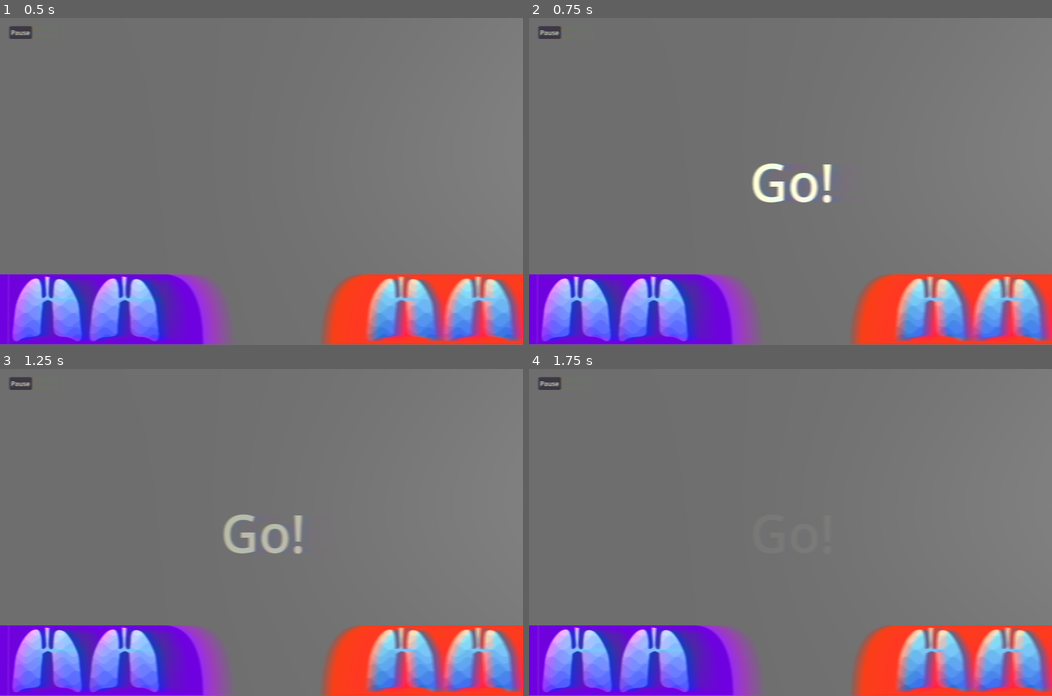
Above: before the commit, frames 1-4 (two rows, left to right).
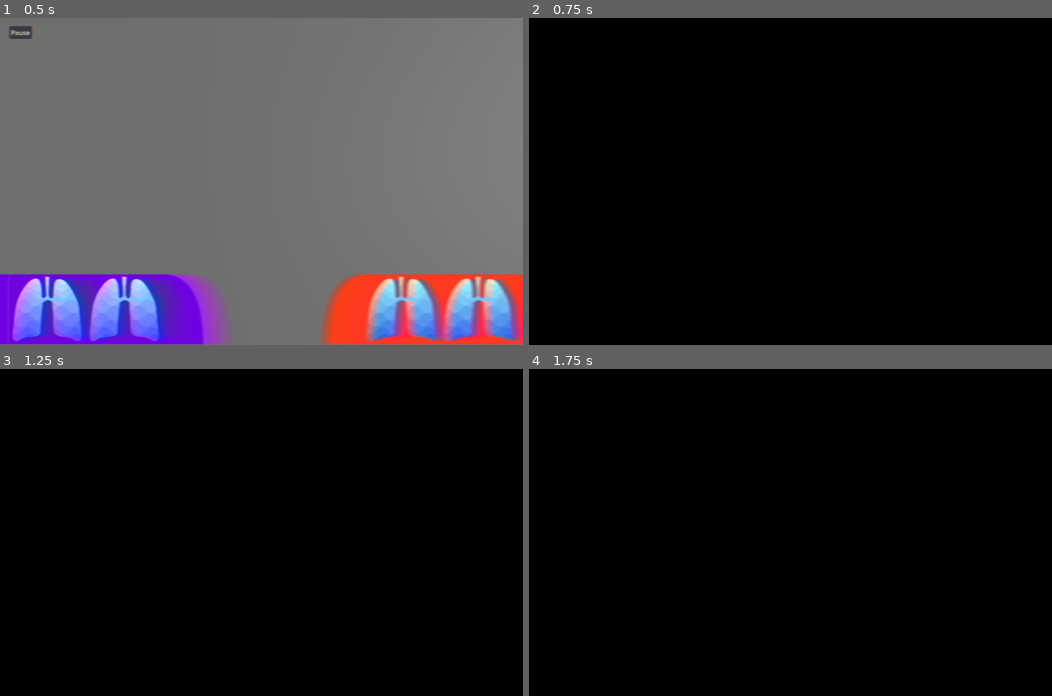
Above: after the commit, the same moments.

Repository: ShroomySquid/GlobalGameJam2025
Game: Godot game, scene res://Scenes/CoreScenes/Game/Main.tscn
The game is run twice, just before and just after one commit, with the same random seed, the same clock (stepped at 60 frames per second) and the same inputs.
Inputs (mouse positions are in pixels of both pictures, inside the frame that each line leads up to):
- Up to frame 1 (0.5 s): no input
- Up to frame 2 (0.75 s): tap Enter at 0.5 s; move the mouse to (905, 165) at 0.52 s; press the mouse at (905, 165) at 0.53 s; hold D (move_right) from 0.53 s (still down)
- Up to frame 3 (1.25 s): keep holding D (move_right)
- Up to frame 4 (1.75 s): release D (move_right) at 1.25 s; release the mouse at (905, 516) at 1.25 s; click "Pause" at 1.25 s

Frame 1 is identical in both runs. In frame 2, 100% of the frame differs, in the area x 0-100%, y 0-100%; in frame 3, 100%; in frame 4, 100%.
Error before the commit: Invalid type in function 'add_child' in base 'Node3D (TwoTeamStage)'. Cannot convert argument 1 from int to Object. (res://Scenes/CoreScenes/Game/game.gd:71)

Commit message:
Woops some things weren't working exactly as planned.

Diff:
--- a/Scenes/Bubble/bubble.tscn
+++ b/Scenes/Bubble/bubble.tscn
@@ -1,12 +1,14 @@
-[gd_scene load_steps=5 format=3 uid="uid://pgo07hl7oibs"]
+[gd_scene load_steps=6 format=3 uid="uid://pgo07hl7oibs"]
 
 [ext_resource type="Script" path="res://Scenes/Bubble/bubble.gd" id="1_kob1u"]
+[ext_resource type="Material" uid="uid://b6dfao5kqnm3l" path="res://Shaders/ShaderMaterials/BubbleMaterial01.tres" id="2_y7ook"]
 
 [sub_resource type="PhysicsMaterial" id="PhysicsMaterial_3qtfd"]
 
 [sub_resource type="SphereShape3D" id="SphereShape3D_irm2g"]
 
 [sub_resource type="SphereMesh" id="SphereMesh_sbnex"]
+material = ExtResource("2_y7ook")
 
 [node name="Bubble" type="RigidBody3D"]
 collision_layer = 4
--- a/Scenes/CoreScenes/Game/Main.tscn
+++ b/Scenes/CoreScenes/Game/Main.tscn
@@ -111,45 +111,46 @@
 [node name="Camera3D" parent="3DLayer" instance=ExtResource("4_28e1m")]
 transform = Transform3D(-4.37114e-08, 0.766044, -0.642788, 0, 0.642788, 0.766044, 1, 3.34849e-08, -2.80972e-08, -12.3479, 14.891, 12.5)
 
-[node name="BaseStage" parent="3DLayer" instance=ExtResource("5_getdo")]
+[node name="Stage" parent="3DLayer" instance=ExtResource("5_getdo")]
+unique_name_in_owner = true
 transform = Transform3D(2, 0, 0, 0, 2, 0, 0, 0, 2, 0, 0, 0.54678)
 
-[node name="ScoreBoard" type="MeshInstance3D" parent="3DLayer/BaseStage"]
+[node name="ScoreBoard" type="MeshInstance3D" parent="3DLayer/Stage"]
 transform = Transform3D(1, 0, 0, 0, 1, 0, 0, 0, 1, 5.081, 0.457755, 5.98803)
 mesh = SubResource("BoxMesh_i28oj")
 
-[node name="P1Score" type="Label3D" parent="3DLayer/BaseStage/ScoreBoard"]
+[node name="P1Score" type="Label3D" parent="3DLayer/Stage/ScoreBoard"]
 unique_name_in_owner = true
 transform = Transform3D(-1.31134e-07, 0, 3, 0, 3, 0, -3, 0, -1.31134e-07, -0.6, 0.190794, -0.950906)
 text = "0"
 font_size = 70
 outline_size = 26
 
-[node name="P2Score" type="Label3D" parent="3DLayer/BaseStage/ScoreBoard"]
+[node name="P2Score" type="Label3D" parent="3DLayer/Stage/ScoreBoard"]
 unique_name_in_owner = true
 transform = Transform3D(-1.31134e-07, 0, 3, 0, 3, 0, -3, 0, -1.31134e-07, -0.6, 0.190794, 0.870706)
 text = "0"
 font_size = 70
 outline_size = 26
 
-[node name="ScoreBoardFrame" type="Node3D" parent="3DLayer/BaseStage/ScoreBoard"]
+[node name="ScoreBoardFrame" type="Node3D" parent="3DLayer/Stage/ScoreBoard"]
 
-[node name="MeshInstance3D" type="MeshInstance3D" parent="3DLayer/BaseStage/ScoreBoard/ScoreBoardFrame"]
+[node name="MeshInstance3D" type="MeshInstance3D" parent="3DLayer/Stage/ScoreBoard/ScoreBoardFrame"]
 transform = Transform3D(1, 0, 0, 0, 1, 0, 0, 0, 1, -0.570887, -0.21488, 0)
 mesh = SubResource("BoxMesh_15ft4")
 skeleton = NodePath("../..")
 
-[node name="MeshInstance3D2" type="MeshInstance3D" parent="3DLayer/BaseStage/ScoreBoard/ScoreBoardFrame"]
+[node name="MeshInstance3D2" type="MeshInstance3D" parent="3DLayer/Stage/ScoreBoard/ScoreBoardFrame"]
 transform = Transform3D(1, 0, 0, 0, -4.37114e-08, -1, 0, 1, -4.37114e-08, -0.570887, 0.884124, 0.0189238)
 mesh = SubResource("BoxMesh_wx2bp")
 skeleton = NodePath("../..")
 
-[node name="MeshInstance3D3" type="MeshInstance3D" parent="3DLayer/BaseStage/ScoreBoard/ScoreBoardFrame"]
+[node name="MeshInstance3D3" type="MeshInstance3D" parent="3DLayer/Stage/ScoreBoard/ScoreBoardFrame"]
 transform = Transform3D(1, 0, 0, 0, 1, 0, 0, 0, 1, -0.570887, -0.21488, 1.80708)
 mesh = SubResource("BoxMesh_15ft4")
 skeleton = NodePath("../..")
 
-[node name="MeshInstance3D4" type="MeshInstance3D" parent="3DLayer/BaseStage/ScoreBoard/ScoreBoardFrame"]
+[node name="MeshInstance3D4" type="MeshInstance3D" parent="3DLayer/Stage/ScoreBoard/ScoreBoardFrame"]
 transform = Transform3D(1, 0, 0, 0, 1, 0, 0, 0, 1, -0.570887, -0.21488, -1.78037)
 mesh = SubResource("BoxMesh_15ft4")
 skeleton = NodePath("../..")
--- a/Scenes/CoreScenes/Game/game.gd
+++ b/Scenes/CoreScenes/Game/game.gd
@@ -65,16 +65,16 @@
 	get_tree().change_scene_to_file("res://Scenes/CoreScenes/Game/game.tscn")
 
 func reset_game():
-	var stage = $"3DLayer/BaseStage" as TwoTeamStage
+	var stage = $"3DLayer/Stage" as TwoTeamStage
 	var left_team_bubble = bubble.instantiate()
-	left_team_bubble = 1
+	left_team_bubble.bubble_id = 1
 	stage.add_child(left_team_bubble)
-	left_team_bubble.position = stage.team_one_bubble_spawn_point
+	left_team_bubble.position = stage.team_one_bubble_spawn_point.position
 
 	var right_team_bubble = bubble.instantiate()
-	left_team_bubble = 2
-	stage.add_child(left_team_bubble)
-	left_team_bubble.position = stage.team_two_bubble_spawn_point
+	right_team_bubble.bubble_id = 2
+	stage.add_child(right_team_bubble)
+	right_team_bubble.position = stage.team_two_bubble_spawn_point.position
 
 	p1_score_label.text = str(p1_score)
 	p2_score_label.text = str(p2_score)
--- a/Scenes/CoreScenes/Stages/BaseStage.tscn
+++ b/Scenes/CoreScenes/Stages/BaseStage.tscn
@@ -22,19 +22,19 @@
 [node name="Arena" parent="." instance=ExtResource("1_csswv")]
 
 [node name="SpawnPointPlayer1" type="Node3D" parent="."]
-transform = Transform3D(0.947244, 0.152365, -0.281982, 3.08477e-08, 0.879782, 0.475377, 0.320514, -0.450298, 0.833368, 0, 1.6777, 6.57942)
+transform = Transform3D(0.947244, 0.152365, -0.281982, 3.08477e-08, 0.879782, 0.475377, 0.320514, -0.450298, 0.833368, 1.72582, 0.985853, 2.26319)
 
 [node name="SpawnPointPlayer2" type="Node3D" parent="."]
-transform = Transform3D(0.947244, 0.152365, -0.281982, 3.08477e-08, 0.879782, 0.475377, 0.320514, -0.450298, 0.833368, 0, 1.6777, 21.0414)
+transform = Transform3D(0.947244, 0.152365, -0.281982, 3.08477e-08, 0.879782, 0.475377, 0.320514, -0.450298, 0.833368, 1.95729, 0.29004, 9.84188)
 
 [node name="SpawnPointPlayer3" type="Node3D" parent="."]
-transform = Transform3D(0.947244, 0.152365, -0.281982, 3.08477e-08, 0.879782, 0.475377, 0.320514, -0.450298, 0.833368, -5.4899, 1.6777, 0.431785)
+transform = Transform3D(0.947244, 0.152365, -0.281982, 3.08477e-08, 0.879782, 0.475377, 0.320514, -0.450298, 0.833368, -1.40282, -4.40966, -2.69879)
 
 [node name="SpawnPointPlayer4" type="Node3D" parent="."]
-transform = Transform3D(0.947244, 0.152365, -0.281982, 3.08477e-08, 0.879782, 0.475377, 0.320514, -0.450298, 0.833368, -5.31921, 1.6777, 25.4987)
+transform = Transform3D(0.947244, 0.152365, -0.281982, 3.08477e-08, 0.879782, 0.475377, 0.320514, -0.450298, 0.833368, -1.16685, -23.0497, 14.7823)
 
 [node name="LeftTeamBubbleSpawnPoint" type="Node3D" parent="."]
-transform = Transform3D(0.947244, 0.152365, -0.281982, 3.08477e-08, 0.879782, 0.475377, 0.320514, -0.450298, 0.833368, 0, 1.6777, -5.43718)
+transform = Transform3D(0.947244, 0.152365, -0.281982, 3.08477e-08, 0.879782, 0.475377, 0.320514, -0.450298, 0.833368, 0, 0.642836, -3.09192)
 
 [node name="RightTeamBubbleSpawnPoint" type="Node3D" parent="."]
-transform = Transform3D(0.947244, 0.152365, -0.281982, 3.08477e-08, 0.879782, 0.475377, 0.320514, -0.450298, 0.833368, 0, 1.6777, 29.1891)
+transform = Transform3D(0.947244, 0.152365, -0.281982, 0.245934, -0.909701, 0.334604, -0.205538, -0.386301, -0.899181, 0, 0.401297, 14.6759)
